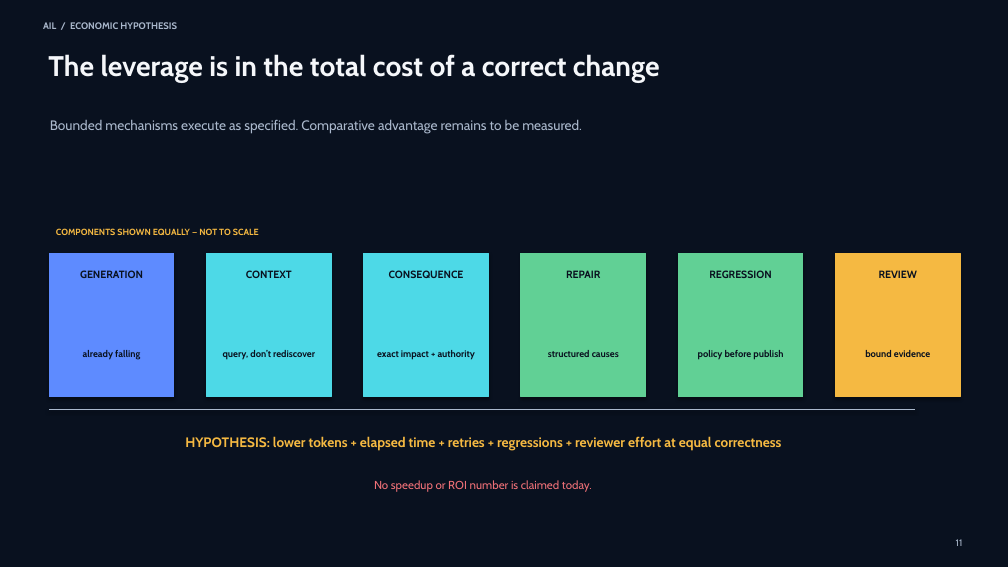
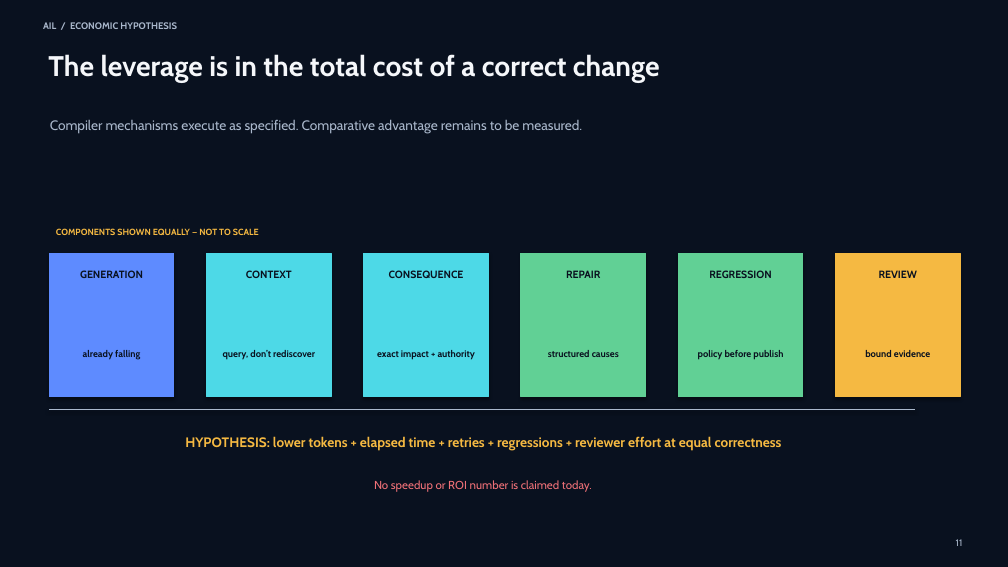
Before and after one commit to a-barwick/ail, a slide deck: slide 11 of docs/investor-deck.pptx. Drawn at 1008x567 pixels with LibreOffice and Linux fonts; fonts in the diff are those of the drawing. Boxes give left, top, right and bottom in pixels: in the first picture for what was removed or moved away, otherwise in the second. Text is boxed around its words. In the diff, an @@ line names an element or a change of style, - is before the commit and + after.

Commit message:
Rewrite documentation around shipped compiler behavior
Amp-Thread-ID: https://ampcode.com/threads/T-019fdd9d-fe9d-742a-b4ab-25e71b0d7f21

```diff
--- a/docs/investor-deck.pptx
+++ b/docs/investor-deck.pptx
@@ text at <box>50,119,582,134</box>: text changed @@
-Bounded mechanisms execute as specified. Comparative advantage remains to be measured.
+Compiler mechanisms execute as specified. Comparative advantage remains to be measured.
```
Also in this commit, not shown: 7 other slides changed, 38 other files.
